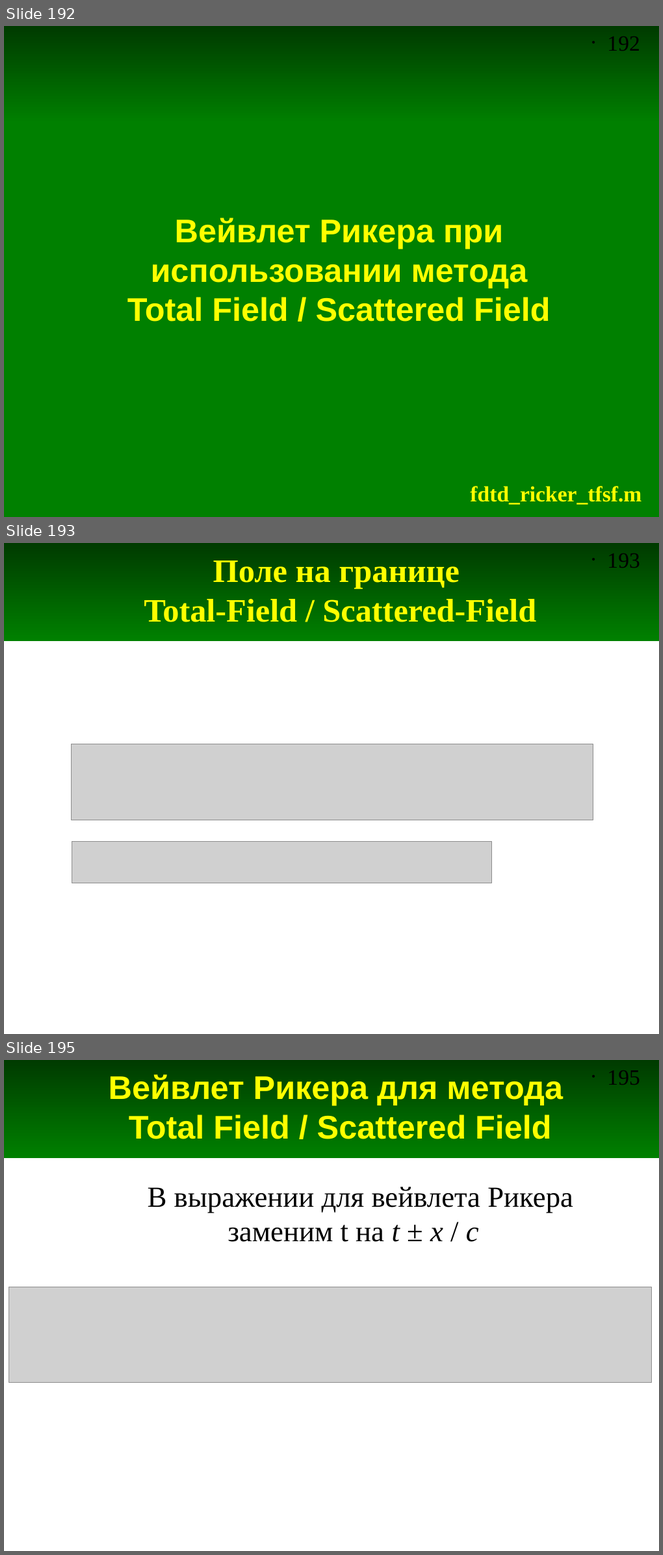
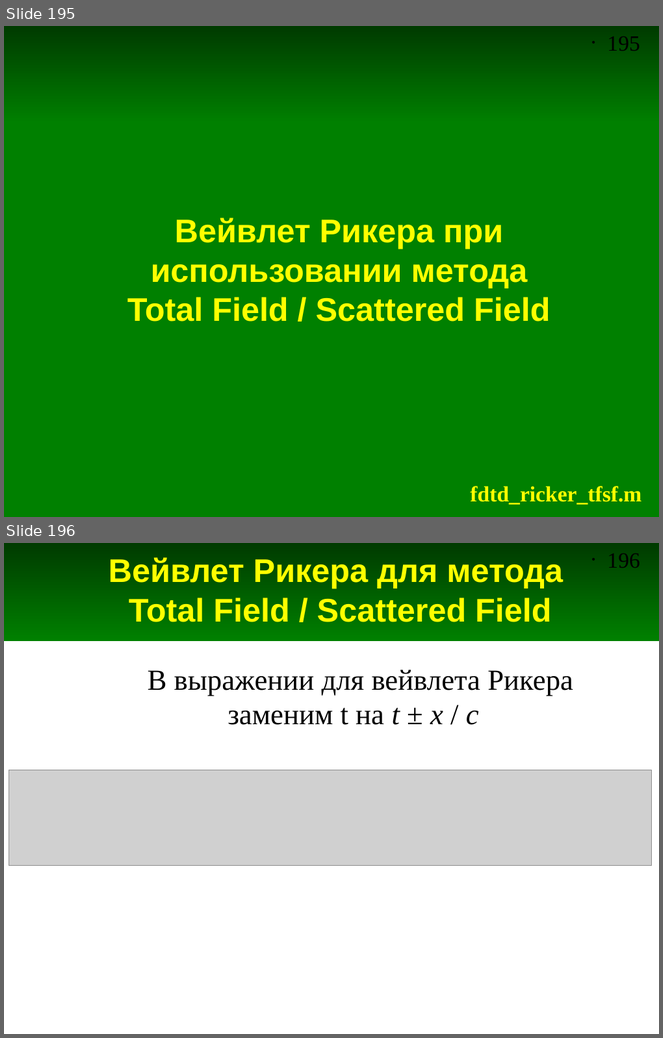
Before and after one commit to andris0147sv/modelling, a slide deck: presentations/2. FDTD.odp. Shown one above the other, each under a label of ours: slides 192, 193 and 195 before the commit, slides 195 and 196 after it; the slides between them are not shown. The pictures are 663x1555 and 663x1038 pixels, drawn with LibreOffice and Linux fonts; fonts in the diff are those of the drawing; grey boxes stand for pictures. Boxes give left, top, right and bottom in pixels: in the first picture for what was removed or moved away, otherwise in the second. Text is boxed around its words. In the diff, an @@ line names an element or a change of style, - is before the commit and + after.

```diff
--- a/presentations/2. FDTD.odp
+++ b/presentations/2. FDTD.odp
@@ slide 193 removed at [4, 543, 659, 1034], background #FFFFFF; not listed: 2 template elements that a slide beside it also shows @@
@@ title removed at [144, 561, 536, 622] @@
-Поле на границе
-Total-Field / Scattered-Field
@@ picture removed at [71, 744, 593, 820] @@
@@ picture removed at [72, 841, 492, 883] @@
@@ what was slide 192 is now slide 195 @@
@@ page number at [607, 36, 640, 51]: text changed @@
-• 192
+• 195
@@ what was slide 195 is now slide 196 @@
@@ page number at [607, 553, 640, 568]: text changed @@
-• 195
+• 196
```
Also in this commit, not shown: 9 slides changed, 4 slides added, 2 other slides removed, 8 other files.
